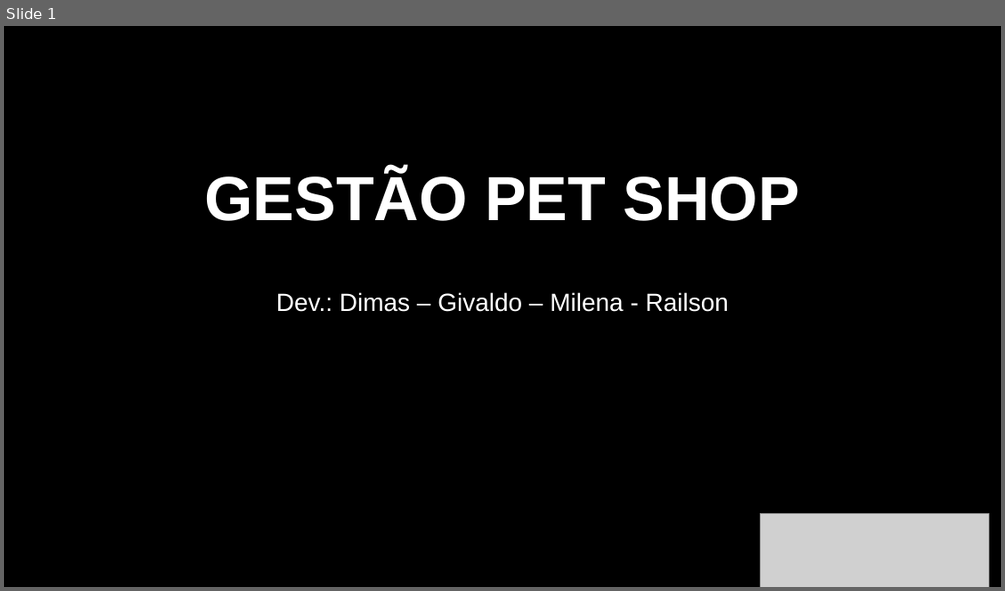
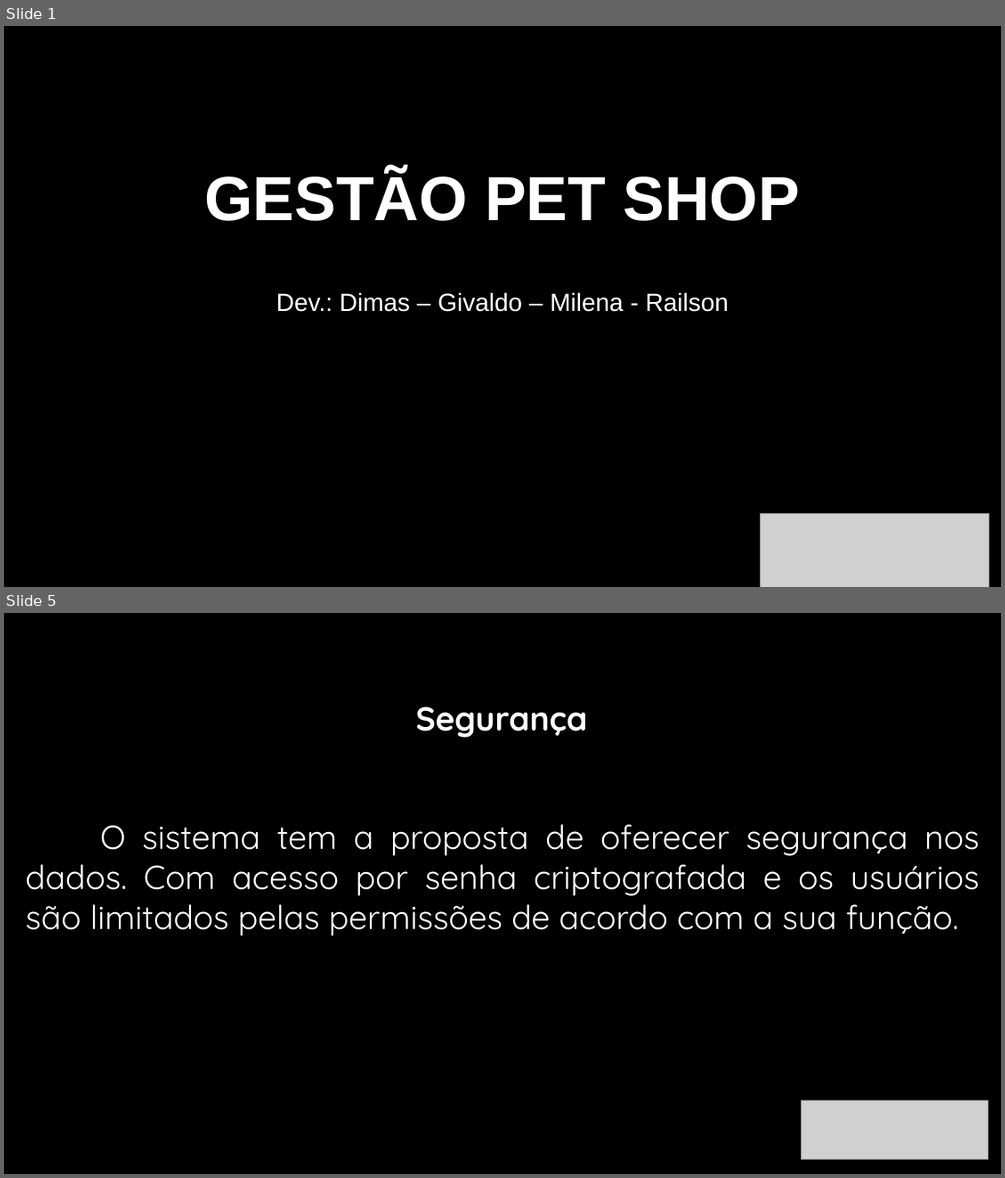
Before and after one commit to railsonsousa10/TesteDeSistema, a slide deck: Gestão Pet Shop.pptx. Shown one above the other, each under a label of ours: slide 1 before the commit, slides 1 and 5 after it; the slides between them are not shown. The pictures are 1005x591 and 1005x1178 pixels, drawn with LibreOffice and Linux fonts; fonts in the diff are those of the drawing; grey boxes stand for pictures; background and template pictures are left out. Boxes give left, top, right and bottom in pixels: in the first picture for what was removed or moved away, otherwise in the second. Text is boxed around its words. In the diff, an @@ line names an element or a change of style, - is before the commit and + after.

```diff
--- a/Gestão Pet Shop.pptx
+++ b/Gestão Pet Shop.pptx
@@ slide 5 added at <box>4,613,1001,1174</box>, background #000000 @@
@@ text added at <box>416,706,588,738</box>, 32 pt, text #FFFFFF, bold @@
+Segurança
@@ text added at <box>25,824,979,936</box>, 32 pt, text #FFFFFF @@
+O sistema tem a proposta de oferecer segurança nos dados. Com acesso por senha criptografada e os usuários são limitados pelas permissões de acordo com a sua função.
@@ picture added at <box>801,1100,988,1159</box> @@
```
Also in this commit, not shown: 3 slides changed, 2 other slides added, 1 slide removed.
